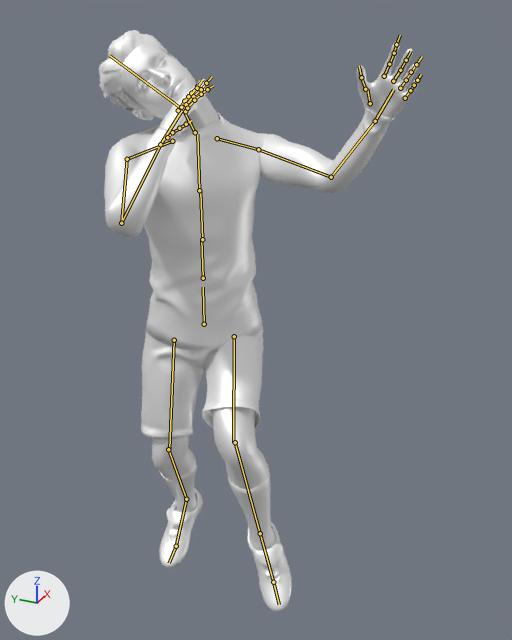
Two versions of the FBX model Assets/Resources/Animations/Bowling/Mocap/MocapPace.fbx, one commit apart.
Camera for both pictures: a camera (50 mm lens) standing at (-1.428, -1.627, 1.775) and looking at (0.287, -0.855, 0.917). Every picture has the same lights, and +X, +Y and +Z are marked at lower left. The first picture is the older version. Both versions are drawn at frame 5 of the action 'Scene'; the numbers are the values there. The bones that change, and the others that lie on the model, are drawn over the model as lines.

Objects in the first picture: 'Ch38_Body', 'Ch38_Eyelashes', 'Ch38_Hair', 'Ch38_Shirt', 'Ch38_Shoes', 'Ch38_Shorts', 'Ch38_Socks'.
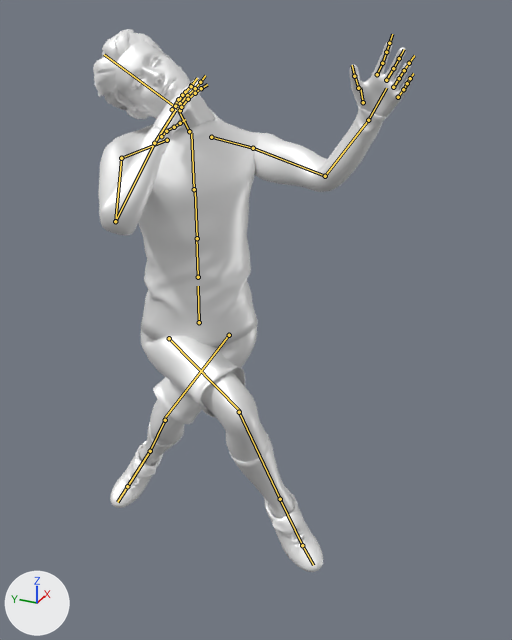
Changed parts and their boxes (x1, y1, x2, y2) in the pictures (512 x 640 px):
```json
{"object": "Ch38_Shirt", "change": "posed", "before": [104, 106, 396, 350], "after": [98, 104, 389, 347]}
{"object": "Ch38_Body", "change": "posed", "before": [120, 42, 419, 490], "after": [115, 41, 412, 462], "on screen": "6% shorter"}
{"object": "Ch38_Shorts", "change": "posed", "before": [141, 326, 264, 439], "after": [141, 325, 257, 424], "on screen": "12% shorter"}
{"object": "Ch38_Shoes", "change": "posed", "before": [159, 488, 292, 612], "after": [110, 440, 323, 572], "on screen": "60% wider, 6% taller"}
{"object": "Ch38_Socks", "change": "posed", "before": [159, 453, 276, 550], "after": [139, 422, 294, 518], "on screen": "32% wider"}
{"object": "Ch38_Hair", "change": "posed", "before": [99, 30, 175, 118], "after": [93, 29, 169, 110]}
{"object": "Ch38_Eyelashes", "change": "posed", "before": [137, 54, 166, 91], "after": [132, 53, 160, 90]}
{"bone": "mixamorig5:Hips", "before": "(204, 324) to (203, 287)", "after": "(199, 322) to (198, 286)"}
{"bone": "mixamorig5:LeftUpLeg", "before": "(234, 336) to (233, 442)", "after": "(229, 335) to (164, 419)"}
{"bone": "mixamorig5:LeftLeg", "before": "(235, 442) to (260, 533)", "after": "(165, 420) to (150, 451)"}
{"bone": "mixamorig5:LeftFoot", "before": "(260, 533) to (273, 582)", "after": "(150, 451) to (127, 486)"}
{"bone": "mixamorig5:RightUpLeg", "before": "(174, 340) to (169, 450)", "after": "(169, 338) to (240, 411)"}
{"bone": "mixamorig5:RightLeg", "before": "(168, 449) to (186, 499)", "after": "(239, 412) to (280, 499)"}
{"bone": "mixamorig5:RightFoot", "before": "(186, 499) to (176, 546)", "after": "(280, 499) to (302, 545)"}
```

Scene script edits in JSON lines:
```json
{"block": "bone_mixamorig5_hips", "where": "bone_mixamorig5_hips = bpy.data.objects['Armature'].pose.bones['mixamorig5:Hips']"}
{"op": "set", "path": "bone_mixamorig5_hips.location", "old": "(27.2, -4.9, 66.6)", "new": "(27.0, -4.7, 65.1)"}
{"block": "bone_mixamorig5_leftupleg", "where": "bone_mixamorig5_leftupleg = bpy.data.objects['Armature'].pose.bones['mixamorig5:LeftUpLeg']  # child of 'mixamorig5:Hips'"}
{"op": "set", "path": "bone_mixamorig5_leftupleg.rotation_quaternion", "old": "(0.822, 0.552, 0.138, -0.003)", "new": "(0.9, 0.116, 0.258, -0.331)", "note": "degrees (69, 13, 9) -> degrees (3, 33, -40)"}
{"block": "bone_mixamorig5_leftleg", "where": "bone_mixamorig5_leftleg = bpy.data.objects['Armature'].pose.bones['mixamorig5:LeftLeg']  # child of 'mixamorig5:LeftUpLeg'"}
{"op": "set", "path": "bone_mixamorig5_leftleg.rotation_quaternion", "old": "(0.814, -0.58, -0.024, -0.004)", "new": "(0.929, -0.37, -0.015, -0.002)", "note": "degrees (-71, -3, 1) -> degrees (-43, -2, 0)"}
{"block": "bone_mixamorig5_leftfoot", "where": "bone_mixamorig5_leftfoot = bpy.data.objects['Armature'].pose.bones['mixamorig5:LeftFoot']  # child of 'mixamorig5:LeftLeg'"}
{"op": "set", "path": "bone_mixamorig5_leftfoot.rotation_quaternion", "old": "(0.952, -0.302, 0.03, 0.029)", "new": "(0.996, -0.092, 0.009, 0.009)", "note": "degrees (-35, 4, 2) -> degrees (-10, 1, 1)"}
{"block": "bone_mixamorig5_rightupleg", "where": "bone_mixamorig5_rightupleg = bpy.data.objects['Armature'].pose.bones['mixamorig5:RightUpLeg']  # child of 'mixamorig5:Hips'"}
{"op": "set", "path": "bone_mixamorig5_rightupleg.rotation_quaternion", "old": "(0.98, 0.132, 0.148, 0.014)", "new": "(0.752, 0.588, -0.049, 0.293)", "note": "degrees (16, 17, 4) -> degrees (71, -25, 25)"}
{"block": "bone_mixamorig5_rightleg", "where": "bone_mixamorig5_rightleg = bpy.data.objects['Armature'].pose.bones['mixamorig5:RightLeg']  # child of 'mixamorig5:RightUpLeg'"}
{"op": "set", "path": "bone_mixamorig5_rightleg.rotation_quaternion", "old": "(0.944, -0.33, 0.014, 0.002)", "new": "(0.801, -0.599, 0.025, 0.004)", "note": "degrees (-38, 2, 0) -> degrees (-74, 3, -1)"}
{"block": "bone_mixamorig5_rightfoot", "where": "bone_mixamorig5_rightfoot = bpy.data.objects['Armature'].pose.bones['mixamorig5:RightFoot']  # child of 'mixamorig5:RightLeg'"}
{"op": "set", "path": "bone_mixamorig5_rightfoot.rotation_quaternion", "old": "(1.0, -0.011, -0.001, -0.001)", "new": "(0.953, -0.3, -0.029, -0.028)", "note": "degrees (-1, 0, 0) -> degrees (-35, -4, -2)"}
```
